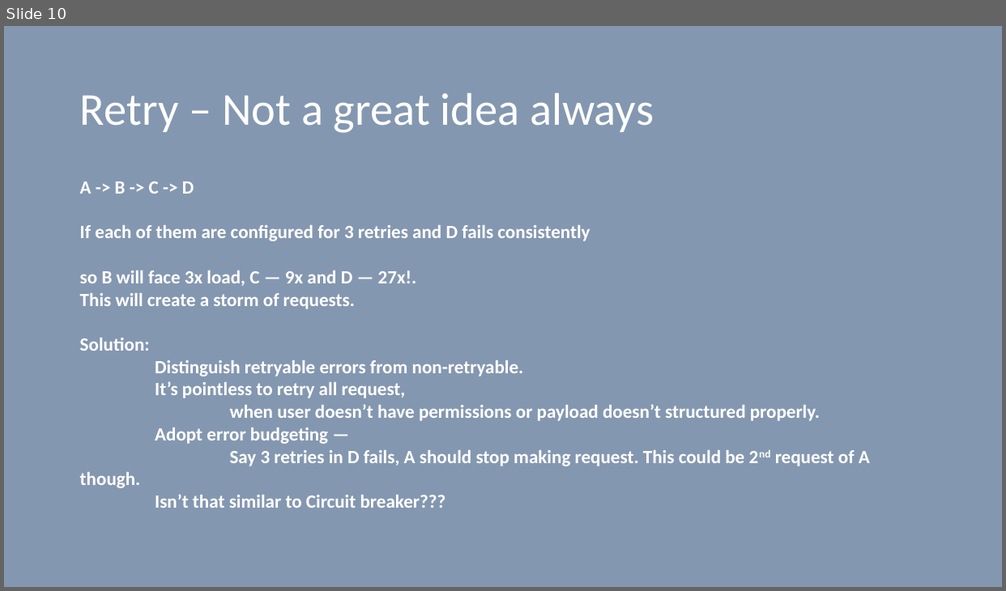
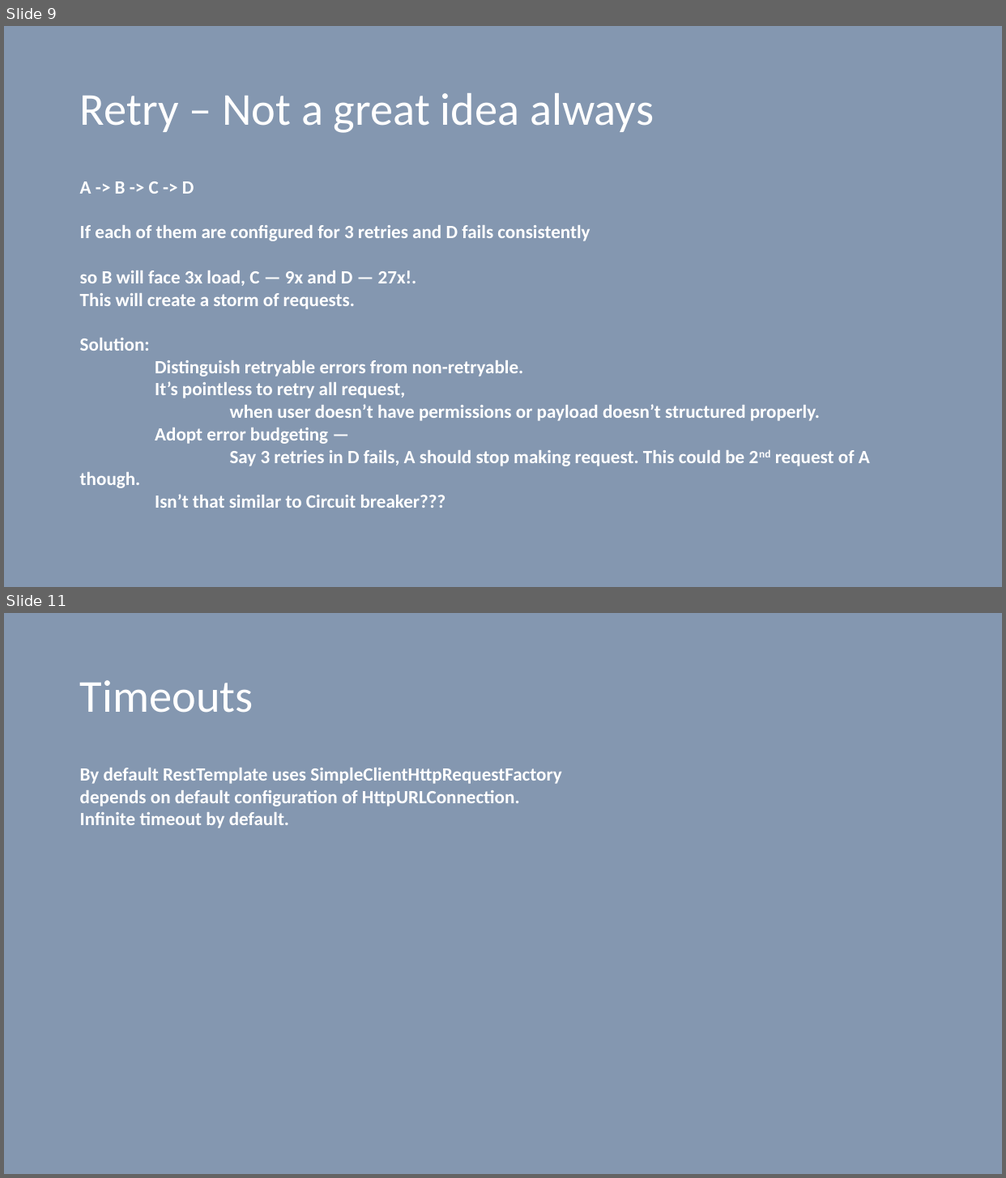
Before and after one commit to vilasvarghese/microservices, a slide deck: training/day4/Day4.pptx. Shown one above the other, each under a label of ours: slide 10 before the commit, slides 9 and 11 after it; the slides between them are not shown. The pictures are 1006x591 and 1006x1178 pixels, drawn with LibreOffice and Linux fonts; fonts in the diff are those of the drawing. Boxes give left, top, right and bottom in pixels: in the first picture for what was removed or moved away, otherwise in the second. Text is boxed around its words. In the diff, an @@ line names an element or a change of style, - is before the commit and + after.

```diff
--- a/training/day4/Day4.pptx
+++ b/training/day4/Day4.pptx
@@ slide 11 added at bbox=[4, 613, 1002, 1174], background #8497B0 @@
@@ title added at bbox=[80, 680, 253, 713], 44 pt, text #FFFFFF @@
+Timeouts
@@ text added at bbox=[80, 768, 561, 828], 18 pt, text #FFFFFF, bold @@
+By default RestTemplate uses SimpleClientHttpRequestFactory
+depends on default configuration of HttpURLConnection.
+Infinite timeout by default.
@@ what was slide 10 is now slide 9 @@
```
Also in this commit, not shown: 2 slides changed, 1 other slide added, 1 slide removed, 10 other files.
